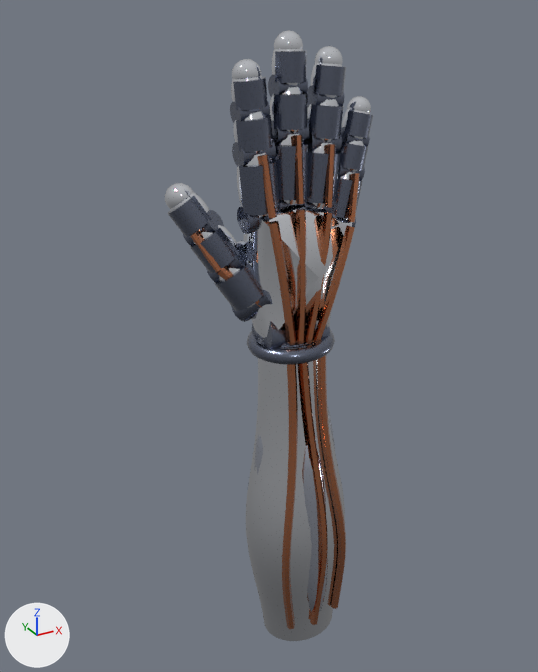
An edit to the glTF model public/models/robot-hand.glb, drawn before and after from the same camera.
Rendered twice from a 50 mm lens placed at (-0.25, -0.422, 0.212), pointed at (-0.009, 0.016, -0.007). The lights are fixed; the arrows at lower left show +X, +Y and +Z. The older version comes first. Vertices at exactly the same position are counted once.

Objects in the first picture: 'RobotHandMesh'.
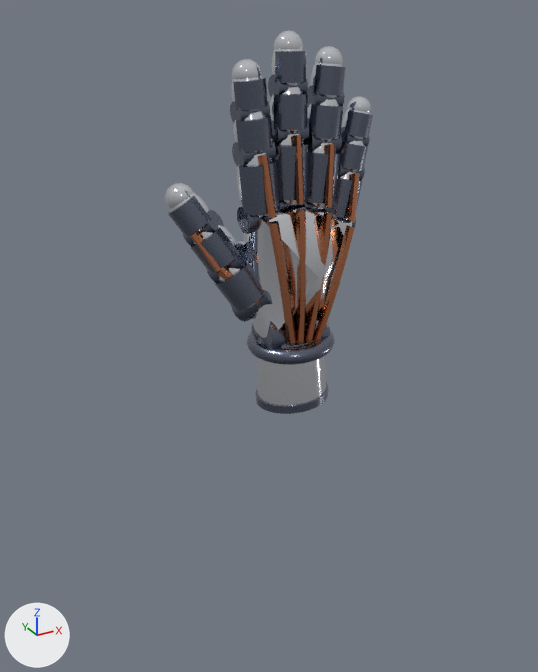
Commit message: feat(assets): robot hand ends at a short wrist cuff (no forearm)

Edits to the scene script, one JSON object a line:
```json
{"block": "me_robothandmesh", "where": "# used by ob_robothandmesh; location = (0.0, 0.0, 0.0)"}
{"op": "remove", "block": "me_robothandmesh", "code": "me_robothandmesh.from_pydata(...)  # 5983 vertices, 11670 faces; spans x -0.075..0.057, y -0.041..0.044, z -0.271..0.2"}
{"op": "add", "block": "me_robothandmesh", "code": "me_robothandmesh.from_pydata(...)  # 4975 vertices, 9690 faces; spans x -0.075..0.057, y -0.032..0.044, z -0.053..0.2"}
{"block": "me_robothandmesh", "change": "me_robothandmesh part 1: a new loose piece of 114 vertices spanning x -0.026..0.03, y -0.024..0.024, z -0.053..-0.045, in mat_gunmetal (greyish blue #6f7689)"}
{"block": "me_robothandmesh", "change": "me_robothandmesh part 2: the loose piece of 100 vertices spanning x -0.007..0.02, y -0.037..-0.016, z -0.243..-0.076 is deleted"}
{"block": "me_robothandmesh", "change": "me_robothandmesh part 3: the loose piece of 100 vertices spanning x -0.03..-0.01, y -0.013..0.013, z -0.231..-0.063 is deleted"}
{"block": "me_robothandmesh", "change": "me_robothandmesh part 4: the loose piece of 96 vertices spanning x -0.023..-0.007, y -0.034..-0.018, z -0.25..-0.011 is deleted"}
{"block": "me_robothandmesh", "change": "me_robothandmesh part 5: the loose piece of 96 vertices spanning x 0.011..0.036, y -0.036..-0.017, z -0.248..-0.01 is deleted"}
{"block": "me_robothandmesh", "change": "me_robothandmesh part 6: 140 vertices moved from x -0.025..0.031, y -0.024..0.024, z -0.069..-0.012 to x -0.025..0.028, y -0.023..0.023, z -0.043..-0.007; 657 vertices removed from x -0.034..0.049, y -0.041..0.036, z -0.271..0.001; 29 vertices added at x -0.025..0.029, y -0.023..0.023, z -0.051..-0.049"}
{"block": "me_robothandmesh", "change": "other edits to the shape of me_robothandmesh do not show in these pictures"}
```

Location of each change, (x1, y1, x2, y2) in pixels of the pictures (538 x 672 px):
```json
{"object": "RobotHandMesh", "change": "reshaped", "before": [165, 30, 373, 641], "after": [165, 30, 373, 414], "on screen": "37% shorter"}
{"part": 1, "of": "me_robothandmesh", "change": "added", "after": [255, 382, 328, 414]}
{"part": 2, "of": "me_robothandmesh", "change": "deleted", "before": [302, 446, 328, 612], "on screen": "pale blue"}
{"part": 3, "of": "me_robothandmesh", "change": "deleted", "before": [254, 435, 263, 475], "on screen": "mostly hidden"}
{"part": 4, "of": "me_robothandmesh", "change": "deleted", "before": [282, 365, 298, 629], "on screen": "orange"}
{"part": 5, "of": "me_robothandmesh", "change": "deleted", "before": [317, 355, 346, 609], "on screen": "orange"}
{"part": 6, "of": "me_robothandmesh", "change": "cut back", "before": [246, 338, 345, 641], "after": [257, 338, 327, 406]}
```
